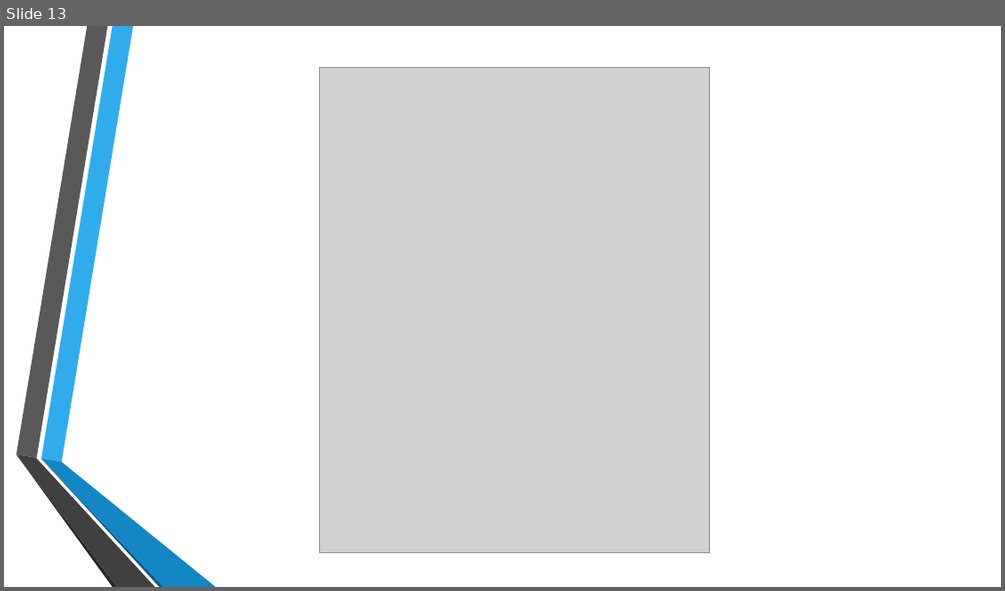
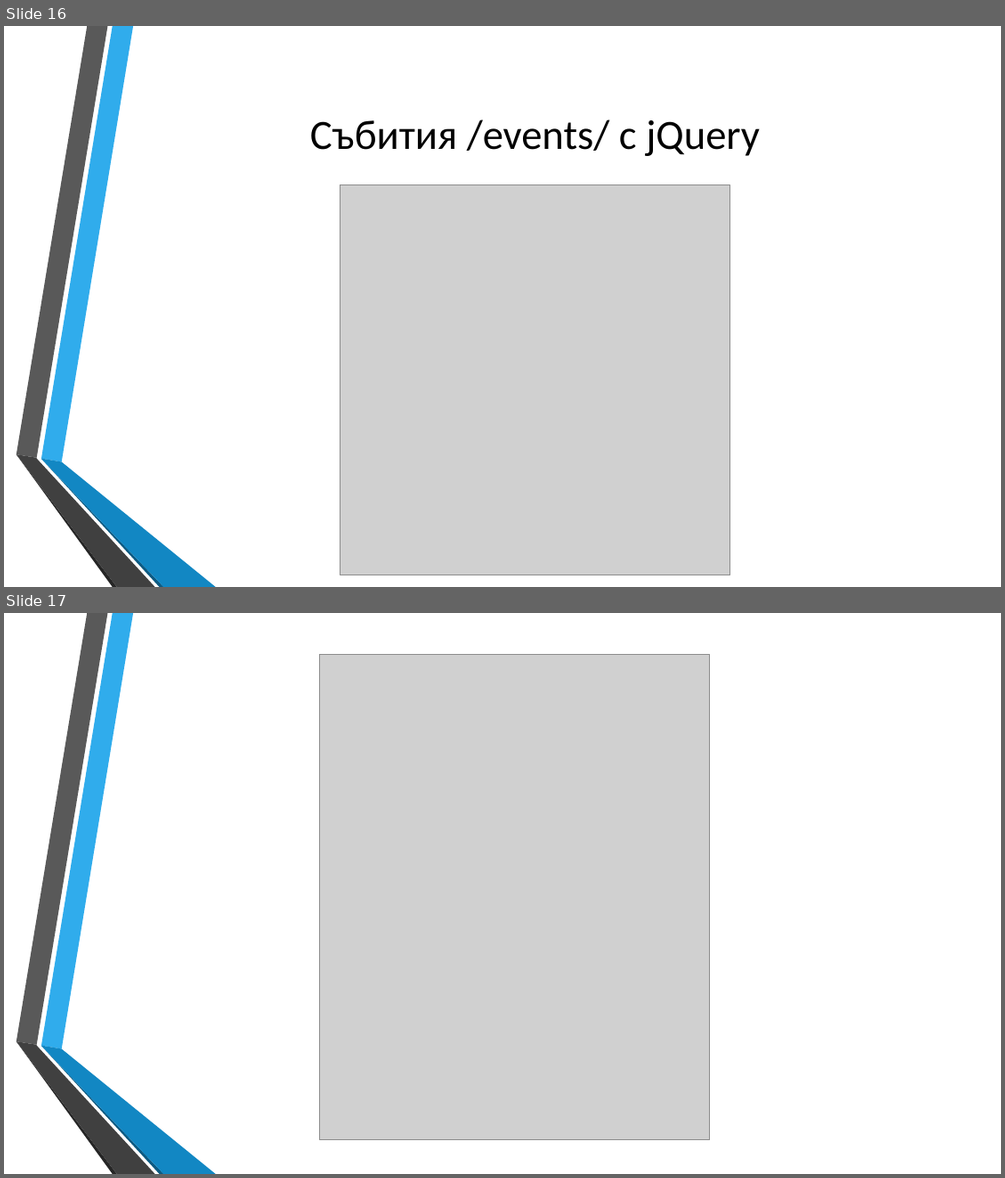
Before and after one commit to dnmitev/IT-Academy, a slide deck: JS Fundamentals/11.jQuery/jQuery.pptx. Shown one above the other, each under a label of ours: slide 13 before the commit, slides 16 and 17 after it. The pictures are 1005x591 and 1005x1178 pixels, drawn with LibreOffice and Linux fonts; fonts in the diff are those of the drawing; grey boxes stand for pictures; background and template pictures are left out. Boxes give left, top, right and bottom in pixels: in the first picture for what was removed or moved away, otherwise in the second. Text is boxed around its words. In the diff, an @@ line names an element or a change of style, - is before the commit and + after.

Commit message:
finished jQuery lecture

```diff
--- a/JS Fundamentals/11.jQuery/jQuery.pptx
+++ b/JS Fundamentals/11.jQuery/jQuery.pptx
@@ slide 16 added at (4,26,1001,587), background picture (left out); not listed: 6 template elements that a slide beside it also shows @@
@@ title added at (310,119,760,156), 40 pt, text #000000 @@
+Събития /events/ с jQuery
@@ picture added at (340,185,730,575) @@
@@ what was slide 13 is now slide 17 @@
```
Also in this commit, not shown: 3 other slides added, 4 other files.
